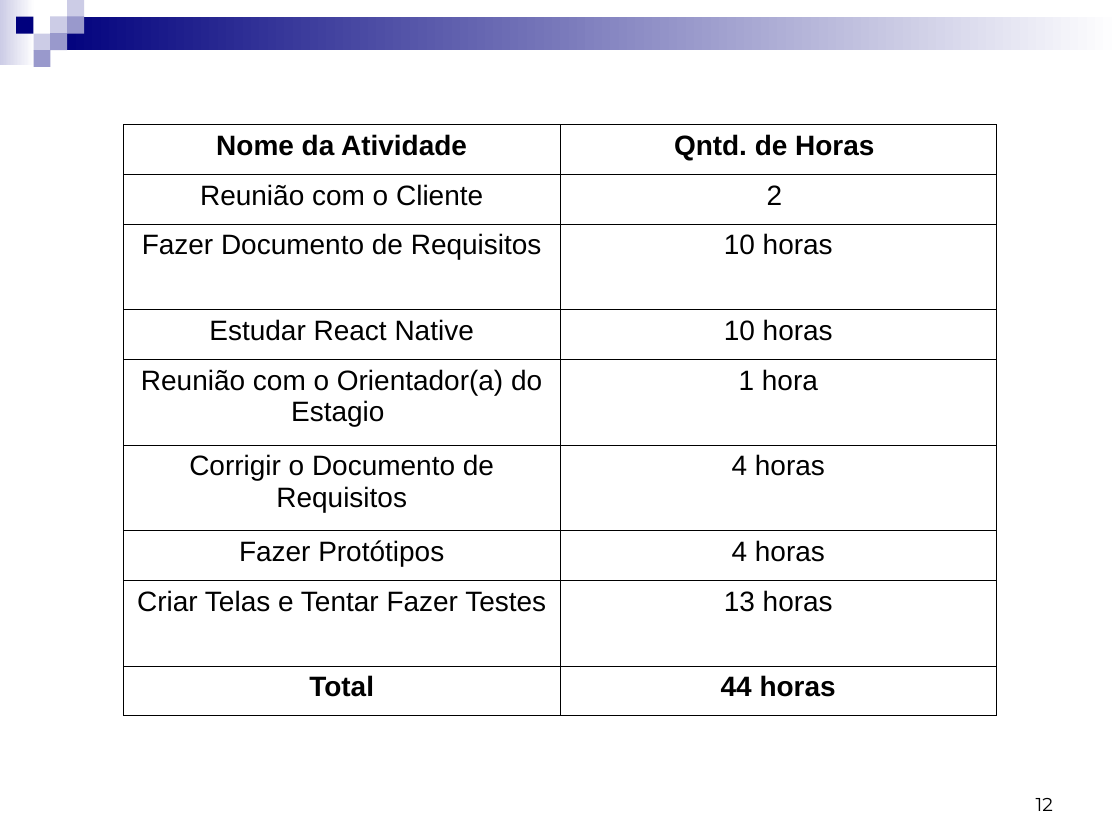
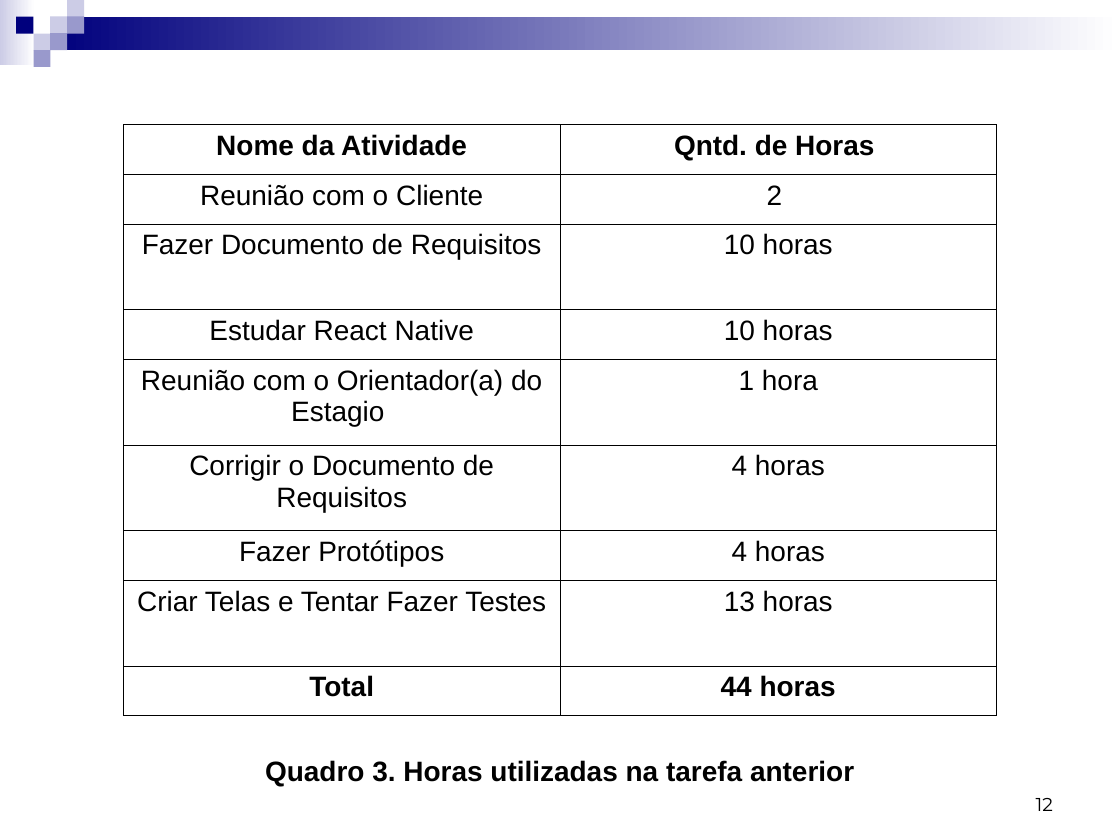
Before and after one commit to Gabrielfgrd/CamaraRB, a slide deck: slide 12 of Documentos/Documentos das aulas/Apresentação para o dia 06.ppt. Drawn at 1120x840 pixels with LibreOffice and Linux fonts; fonts in the diff are those of the drawing. Boxes give left, top, right and bottom in pixels: in the first picture for what was removed or moved away, otherwise in the second. Text is boxed around its words. In the diff, an @@ line names an element or a change of style, - is before the commit and + after.

```diff
--- a/Documentos/Documentos das aulas/Apresentação para o dia 06.ppt
+++ b/Documentos/Documentos das aulas/Apresentação para o dia 06.ppt
@@ text added at (x1=265, y1=760, x2=854, y2=786), 18 pt, text #000000, bold @@
+Quadro 3. Horas utilizadas na tarefa anterior
```
Also in this commit, not shown: 4 other slides changed, 6 other files.
